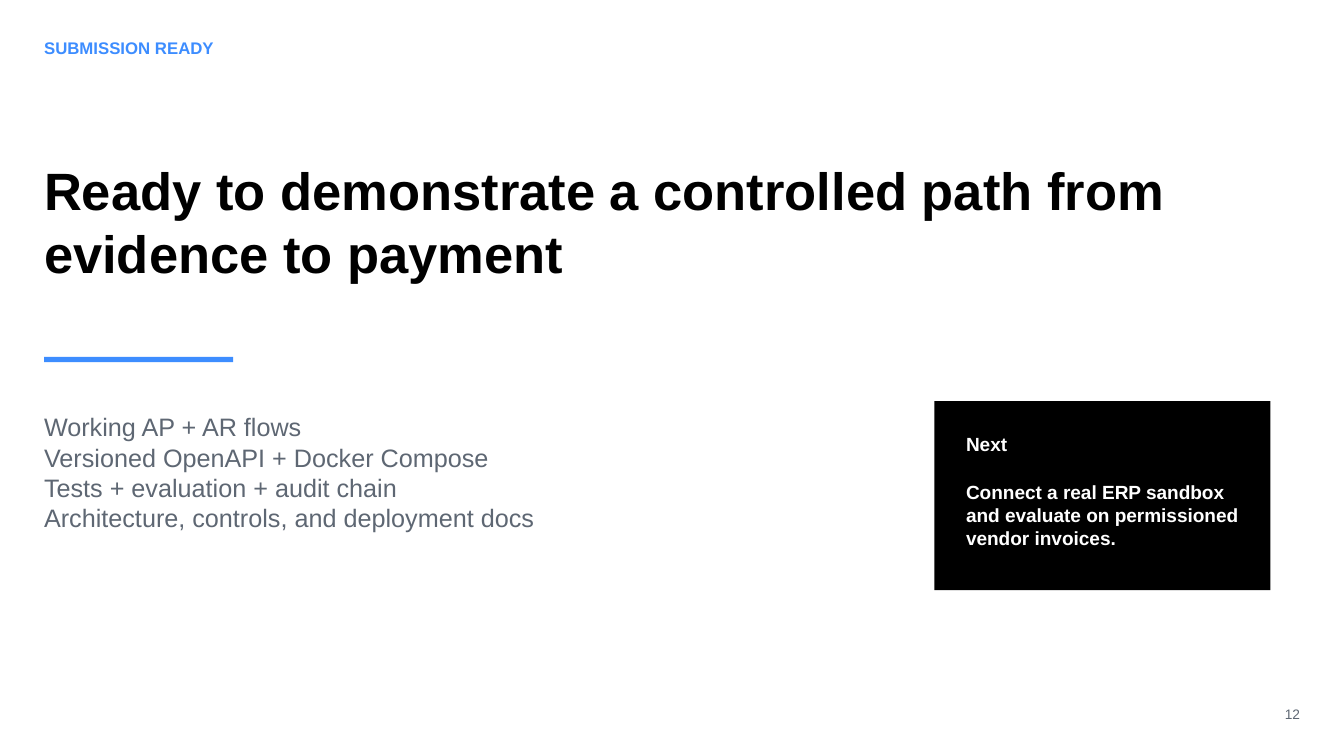
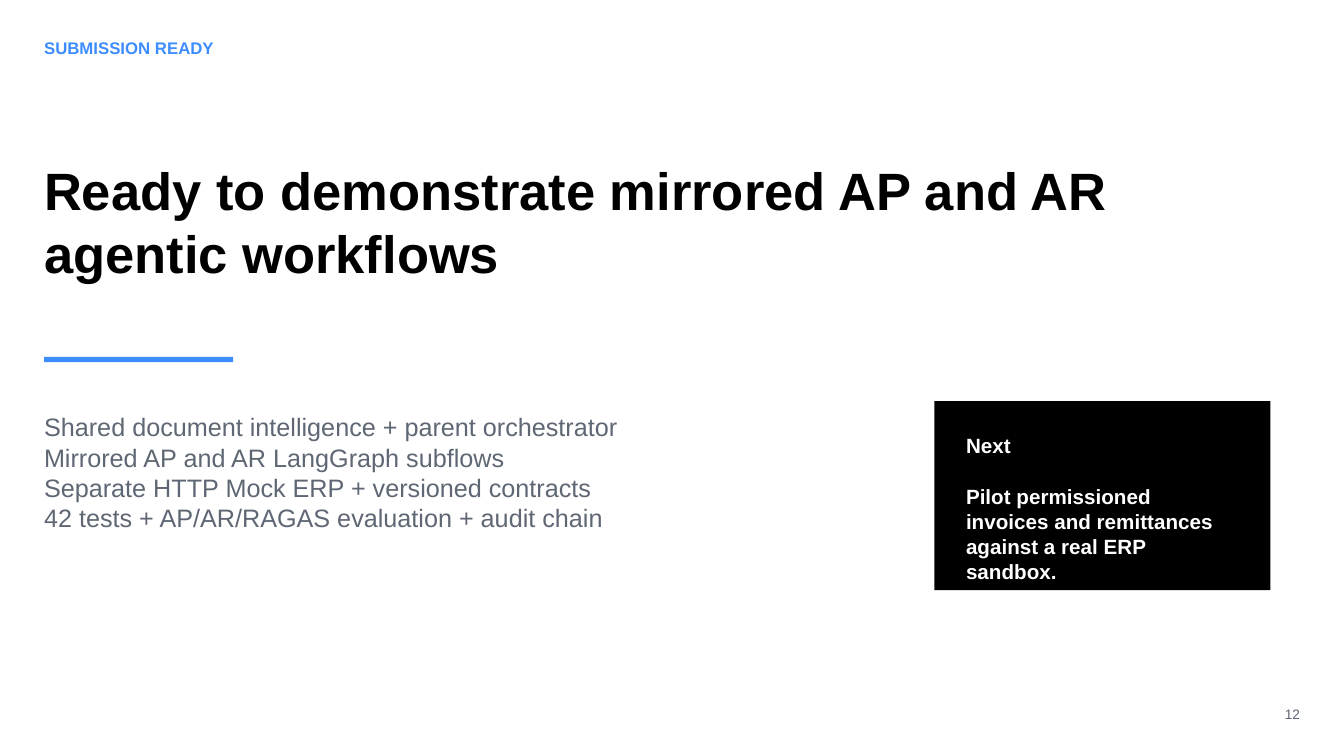
Before and after one commit to saifs1315/Agentic-Invoice-to-Payment, a slide deck: slide 12 of presentation/LedgerPilot_Assignment_Deck.pptx. Drawn at 1344x756 pixels with LibreOffice and Linux fonts; fonts in the diff are those of the drawing. Boxes give left, top, right and bottom in pixels: in the first picture for what was removed or moved away, otherwise in the second. Text is boxed around its words. In the diff, an @@ line names an element or a change of style, - is before the commit and + after.

Commit message:
Implement unified AP/AR orchestration and Mock ERP API

```diff
--- a/presentation/LedgerPilot_Assignment_Deck.pptx
+++ b/presentation/LedgerPilot_Assignment_Deck.pptx
@@ text at <box>44,172,1107,284</box>: text changed @@
-Ready to demonstrate a controlled path from evidence to payment
+Ready to demonstrate mirrored AP and AR agentic workflows
@@ text at <box>44,417,617,528</box>: text changed @@
-Working AP + AR flows
-Versioned OpenAPI + Docker Compose
-Tests + evaluation + audit chain
-Architecture, controls, and deployment docs
+Shared document intelligence + parent orchestrator
+Mirrored AP and AR LangGraph subflows
+Separate HTTP Mock ERP + versioned contracts
+42 tests + AP/AR/RAGAS evaluation + audit chain
@@ text at <box>966,438,1011,454</box>: size 13.6 to 14.7 pt in "Next" @@
@@ text at <box>966,489,1213,559</box>: text changed; size 13.6 to 14.7 pt @@
-Connect a real ERP sandbox and evaluate on permissioned vendor invoices.
+Pilot permissioned invoices and remittances against a real ERP sandbox.
```
Also in this commit, not shown: 9 other slides changed, 51 other files.
